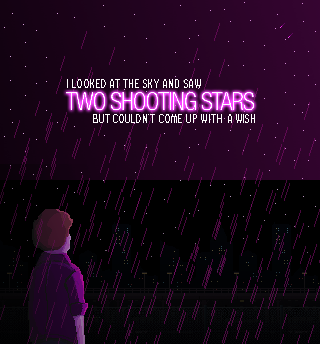
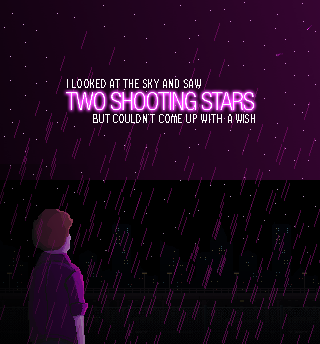
Comparing the layer stacks of the two 320×344 images. Changes:
added layer "stars(-300,250,-0.2)" above "stars(-400,150,-0.2)" over 307, 25, 312, 30
renamed "twoshootingstars" to "stars(-400,150,-0.2)", painted on it over 276, 23, 293, 57
